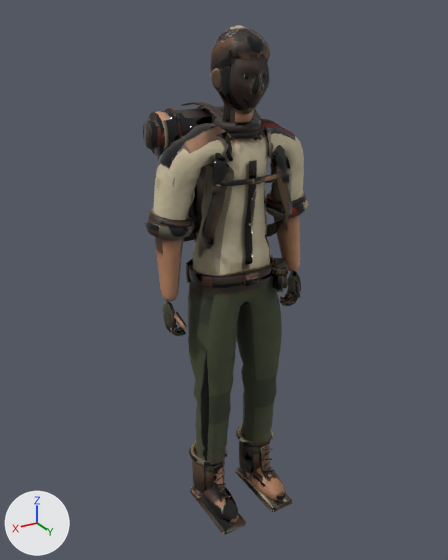
The glTF model causeway/public/assets/runner.glb: old version first, new version second.
Both versions are drawn from a camera (50 mm lens) standing at (1.088, 1.74, 1.836) and looking at (-0.004, -0.081, 0.925). Every picture has the same lights, and +X, +Y and +Z are marked at lower left. The older version comes first. Vertices at exactly the same position are counted once.

The first picture shows 'runner_mesh'.
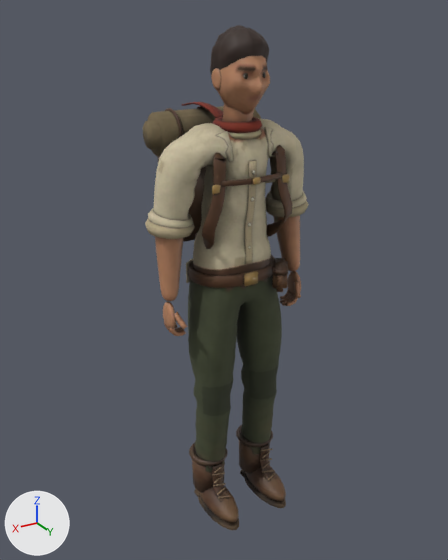
Scene script edits in JSON lines:
```json
{"block": "me_body", "where": "# used by ob_runner_mesh; location = (0.0, 0.0, 0.0)"}
{"op": "remove", "block": "me_body", "code": "me_body.from_pydata(...)  # 9181 vertices, 18008 faces; spans x -0.32..0.32, y -0.35..0.2, z 0.0..1.8"}
{"op": "add", "block": "me_body", "code": "me_body.from_pydata(...)  # 9361 vertices, 18372 faces; spans x -0.32..0.32, y -0.35..0.21, z 0.0..1.8"}
{"block": "me_body", "change": "me_body part 1: the loose piece of 32 vertices spanning x 0.06..0.16, y -0.08..0.0, z 0.0..0.03 is scaled about its middle by (0.774, 0.651, 0.806)"}
{"block": "me_body", "change": "me_body part 2: the loose piece of 32 vertices spanning x -0.16..-0.06, y -0.08..0.0, z 0.0..0.03 is scaled about its middle by (0.774, 0.651, 0.806)"}
{"block": "me_body", "change": "me_body part 3: the loose piece of 32 vertices spanning x -0.17..-0.06, y -0.08..0.2, z 0.0..0.02 is rebuilt with 82 vertices and now spans x -0.17..-0.06, y -0.05..0.21, z 0.0..0.02"}
{"block": "me_body", "change": "me_body part 4: the loose piece of 32 vertices spanning x 0.06..0.17, y -0.08..0.2, z 0.0..0.02 is rebuilt with 82 vertices and now spans x 0.06..0.17, y -0.05..0.21, z 0.0..0.02"}
{"block": "me_body", "change": "me_body part 5: 28 vertices moved within x -0.08..0.08, y 0.0..0.13, z 1.6..1.73; 51 vertices removed from x -0.08..0.08, y -0.08..0.12, z 1.6..1.73; 131 vertices added at x -0.09..0.09, y -0.07..0.13, z 1.6..1.72"}
{"block": "me_body", "change": "me_body part 6: 15941 kept faces spanning x -0.32..0.32, y -0.35..0.2, z 0.02..1.8 get new texture (UV) coordinates"}
{"block": "me_body", "change": "other edits to the shape of me_body do not show in these pictures"}
```

Changed parts and their boxes [x1, y1, x2, y2] in the pictures (448 x 560 px; the box of a moved part takes in the faces that stretch with it):
```json
{"object": "runner_mesh", "change": "reshaped", "before": [143, 25, 309, 534], "after": [143, 25, 309, 530]}
{"part": 1, "of": "me_body", "change": "moved or reshaped", "before": [191, 486, 201, 500], "after": [194, 488, 200, 497]}
{"part": 2, "of": "me_body", "change": "moved or reshaped", "before": [236, 467, 248, 480], "after": [240, 470, 247, 478]}
{"part": 3, "of": "me_body", "change": "rebuilt", "before": [235, 469, 292, 512], "after": [244, 477, 286, 508], "on screen": "26% narrower, 27% shorter"}
{"part": 4, "of": "me_body", "change": "rebuilt", "before": [190, 488, 246, 534], "after": [198, 496, 239, 530], "on screen": "26% narrower, 26% shorter"}
{"part": 5, "of": "me_body", "change": "cut back", "before": [216, 45, 270, 100], "after": [212, 45, 269, 100]}
{"part": 6, "of": "me_body", "change": "surface changed", "before": [143, 25, 308, 522], "after": [143, 25, 308, 522], "on screen": "black to brown"}
```
